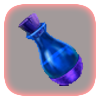
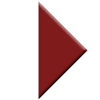
Revision of a layered 100×100 image; what changed, layer by layer:
hid "Layer 3 copy 2" over [17, 11, 84, 86]
hid "Layer 2 copy" over [4, 3, 96, 97]
added layer "Layer 6" above "Layer 4" over [38, 1, 88, 100]
